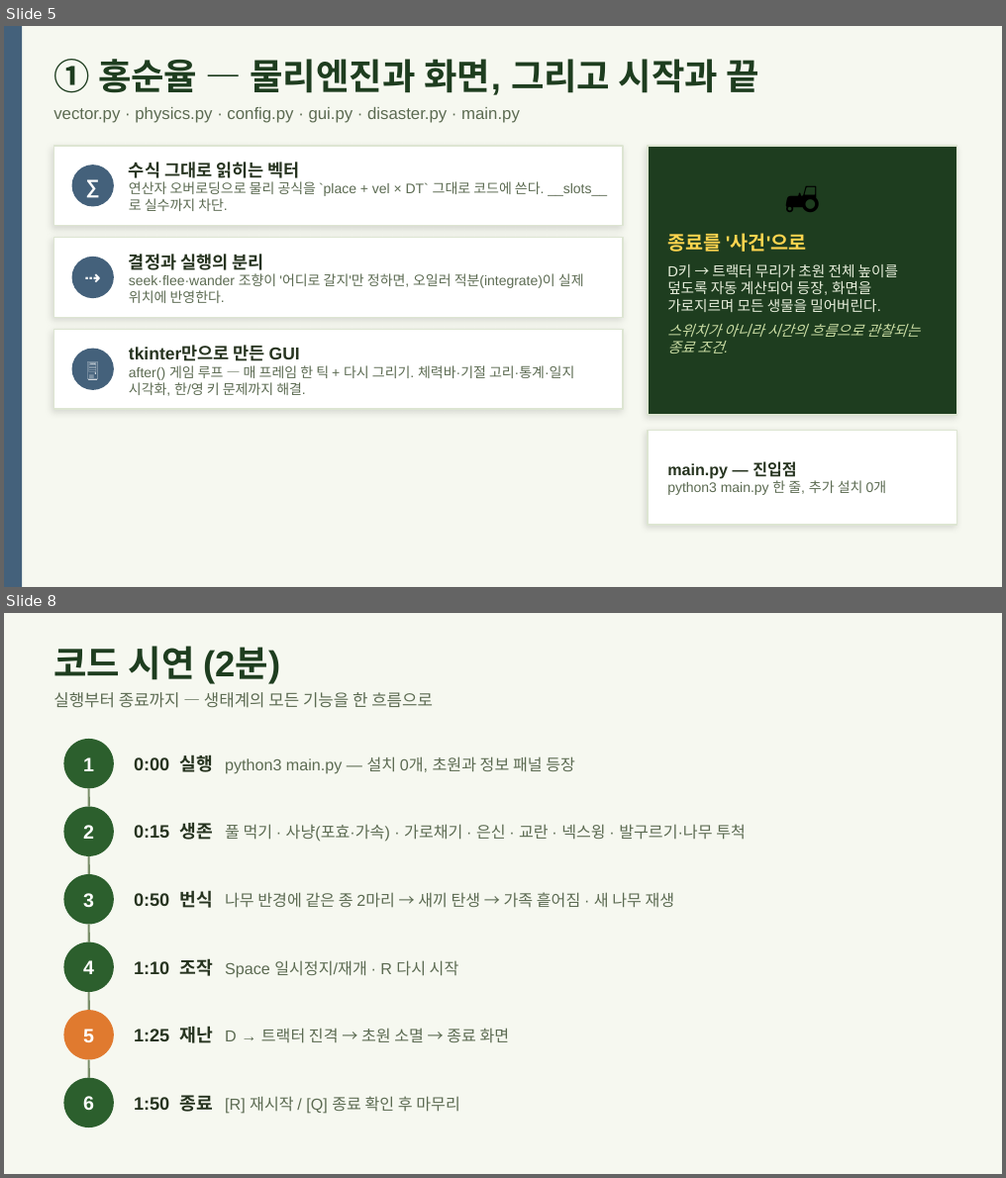
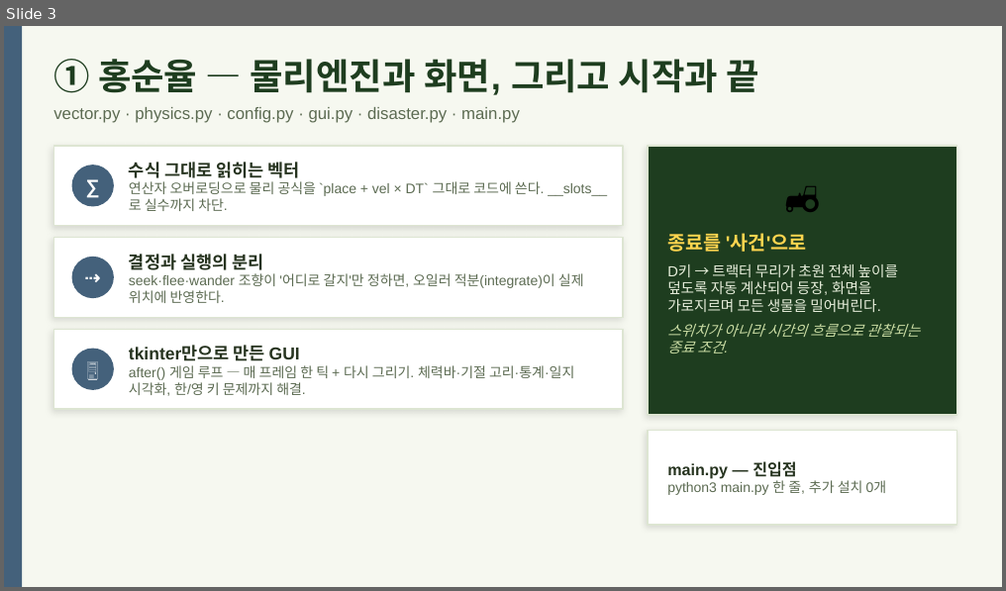
Before and after one commit to SSHSProject/-1-, a slide deck: 발표준비/발표자료_초원생태계.pptx. Shown one above the other, each under a label of ours: slides 5 and 8 before the commit, slide 3 after it; the slides between them are not shown. The pictures are 1006x1178 and 1006x591 pixels, drawn with LibreOffice and Linux fonts; fonts in the diff are those of the drawing. Boxes give left, top, right and bottom in pixels: in the first picture for what was removed or moved away, otherwise in the second. Text is boxed around its words. In the diff, an @@ line names an element or a change of style, - is before the commit and + after.

```diff
--- a/발표준비/발표자료_초원생태계.pptx
+++ b/발표준비/발표자료_초원생태계.pptx
@@ slide 8 removed at bbox=[4, 613, 1002, 1174], background #F6F8F0 @@
@@ text removed at bbox=[54, 646, 280, 684] @@
-코드 시연 (2분)
@@ text removed at bbox=[54, 692, 433, 708] @@
-실행부터 종료까지 — 생태계의 모든 기능을 한 흐름으로
@@ ellipse removed at bbox=[63, 739, 114, 788] @@
@@ text removed at bbox=[83, 758, 94, 771] @@
-1
@@ text removed at bbox=[134, 755, 575, 774] @@
-0:00 실행 python3 main.py — 설치 0개, 초원과 정보 패널 등장
@@ line removed from (89, 788) to (89, 807) @@
@@ ellipse removed at bbox=[63, 807, 114, 857] @@
@@ text removed at bbox=[83, 825, 94, 839] @@
-2
@@ text removed at bbox=[134, 822, 746, 842] @@
-0:15 생존 풀 먹기 · 사냥(포효·가속) · 가로채기 · 은신 · 교란 · 넥스윙 · 발구르기·나무 투척
@@ ellipse removed at bbox=[63, 874, 114, 924] @@
@@ line removed from (89, 857) to (89, 874) @@
@@ text removed at bbox=[83, 893, 94, 908] @@
-3
@@ text removed at bbox=[134, 890, 675, 908] @@
-0:50 번식 나무 반경에 같은 종 2마리 → 새끼 탄생 → 가족 흩어짐 · 새 나무 재생
@@ line removed from (89, 924) to (89, 943) @@
@@ ellipse removed at bbox=[63, 943, 114, 992] @@
@@ text removed at bbox=[83, 960, 94, 974] @@
-4
@@ text removed at bbox=[134, 959, 459, 978] @@
-1:10 조작 Space 일시정지/재개 · R 다시 시작
@@ line removed from (89, 992) to (89, 1010) @@
@@ ellipse removed at bbox=[63, 1010, 114, 1060] @@
@@ text removed at bbox=[134, 1026, 510, 1044] @@
-1:25 재난 D → 트랙터 진격 → 초원 소멸 → 종료 화면
@@ text removed at bbox=[83, 1029, 94, 1043] @@
-5
@@ ellipse removed at bbox=[63, 1078, 114, 1128] @@
@@ line removed from (89, 1060) to (89, 1078) @@
@@ text removed at bbox=[83, 1096, 94, 1110] @@
-6
@@ text removed at bbox=[134, 1095, 460, 1114] @@
-1:50 종료 [R] 재시작 / [Q] 종료 확인 후 마무리
@@ what was slide 5 is now slide 3 @@
```
Also in this commit, not shown: 3 slides changed, 4 other slides removed, 1 other file.
